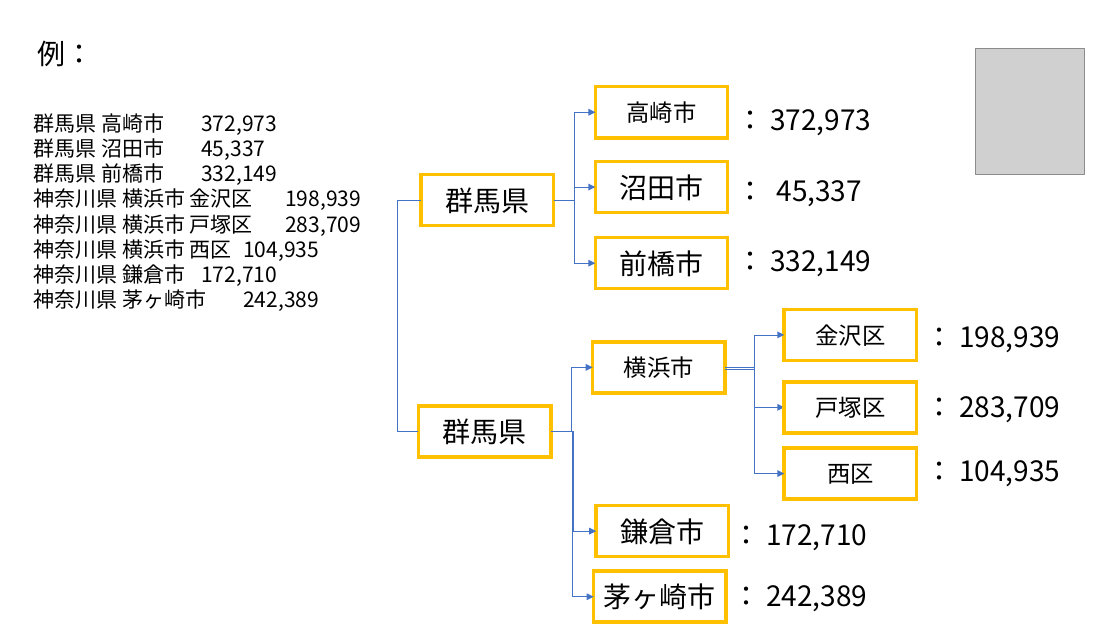
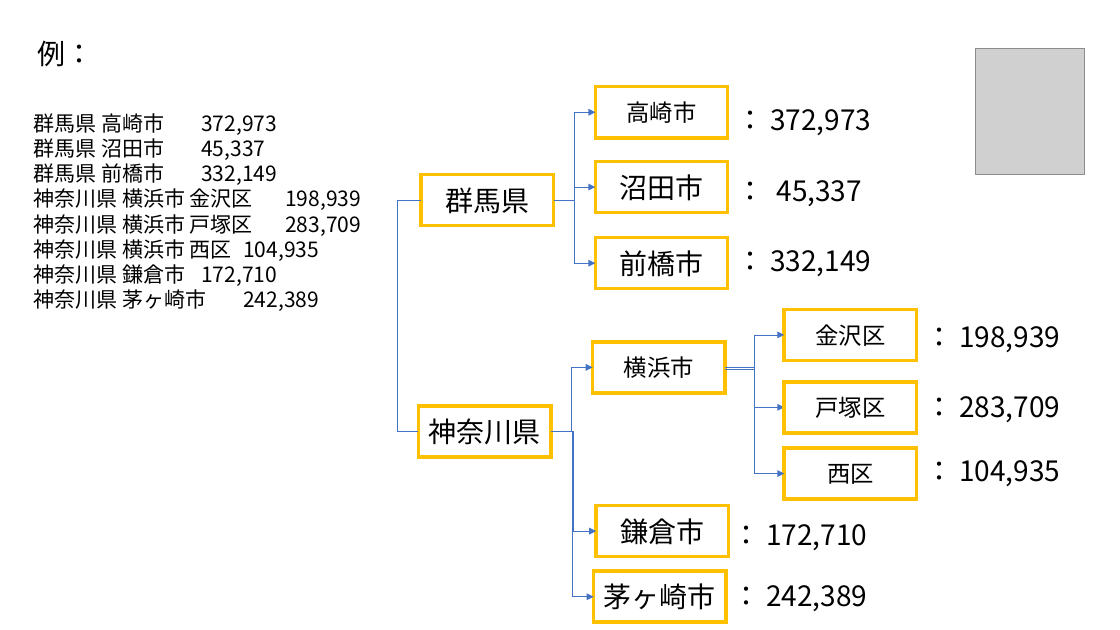
Before and after one commit to ueharaLab/bigdata8_API, a slide deck: slide 12 of bigdata7_API.pptx. Drawn at 1120x630 pixels with LibreOffice and Linux fonts; fonts in the diff are those of the drawing; grey boxes stand for pictures. Boxes give left, top, right and bottom in pixels: in the first picture for what was removed or moved away, otherwise in the second. Text is boxed around its words. In the diff, an @@ line names an element or a change of style, - is before the commit and + after.

```diff
--- a/bigdata7_API.pptx
+++ b/bigdata7_API.pptx
@@ text in rectangle at [429,418,541,445]: text changed @@
-群馬県
+神奈川県
```
Also in this commit, not shown: 7 other slides changed, 7 slides added, 1 slide removed, 8 other files.
